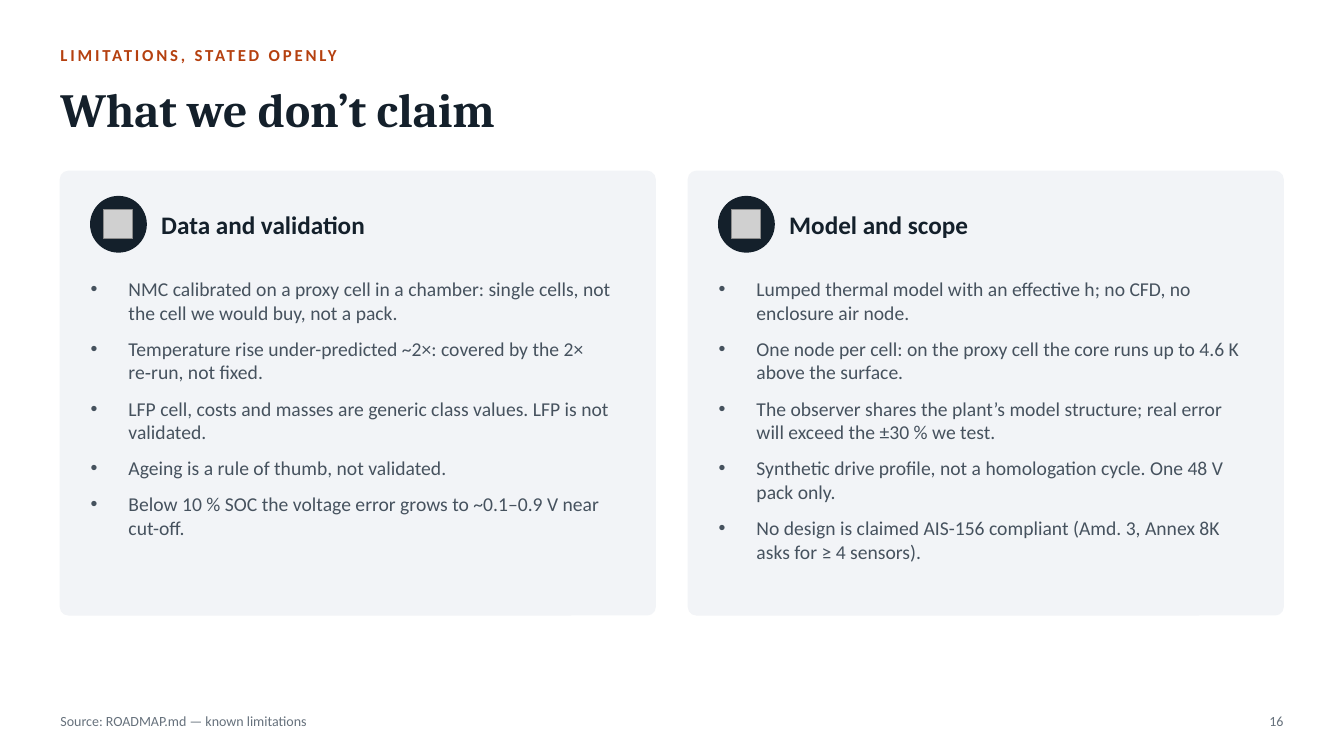
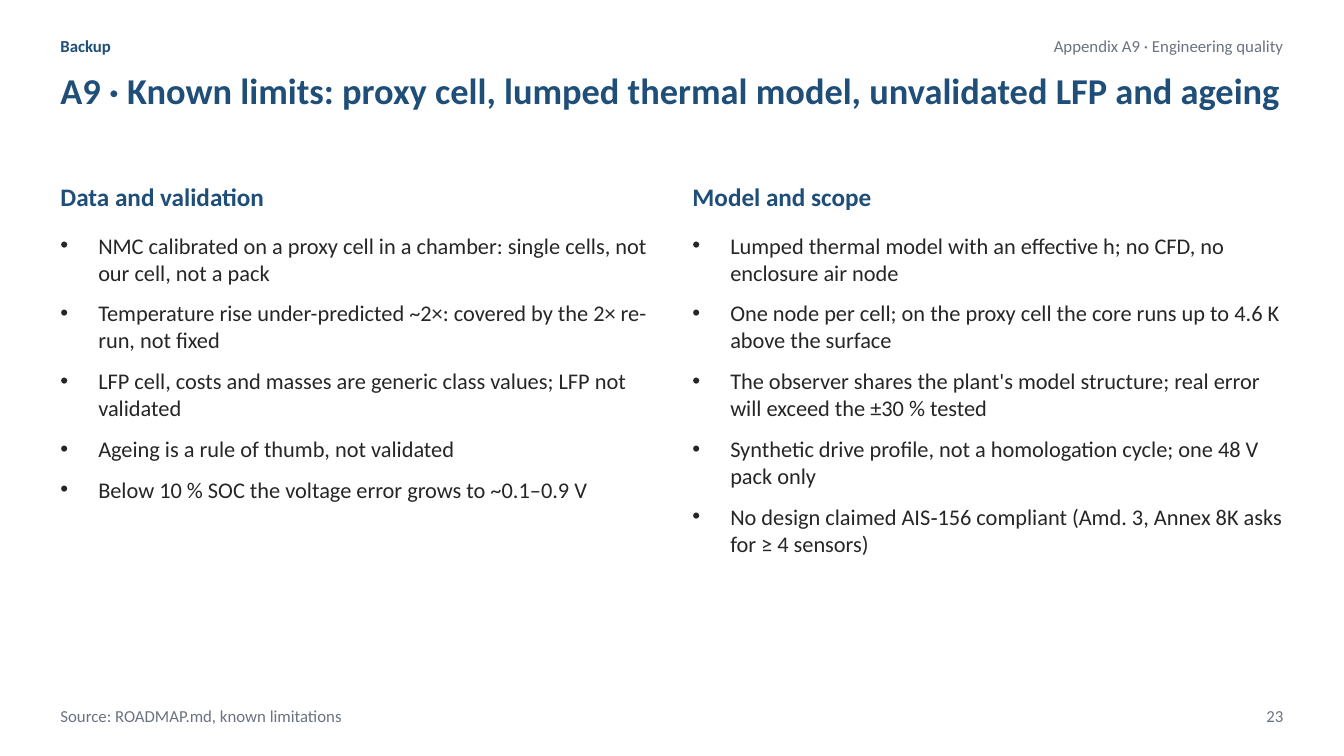
Before and after one commit to gitFa07/battery-energy-system, a slide deck: slide 23 of docs/PackForge_pitch.pptx (slide 16 before the commit). Drawn at 1344x756 pixels with LibreOffice and Linux fonts; fonts in the diff are those of the drawing; grey boxes stand for pictures. Boxes give left, top, right and bottom in pixels: in the first picture for what was removed or moved away, otherwise in the second. Text is boxed around its words. In the diff, an @@ line names an element or a change of style, - is before the commit and + after.

```diff
--- a/docs/PackForge_pitch.pptx
+++ b/docs/PackForge_pitch.pptx
@@ text removed at bbox=[60, 38, 1284, 71] @@
-LIMITATIONS, STATED OPENLY
@@ text added at bbox=[60, 40, 111, 55], 12 pt, text #1F4E79, bold @@
+Backup
@@ text added at bbox=[1054, 40, 1283, 55], 12 pt, text #6B7280 @@
+Appendix A9 · Engineering quality
@@ text added at bbox=[60, 78, 1280, 110], 26 pt, text #1F4E79, bold @@
+A9 · Known limits: proxy cell, lumped thermal model, unvalidated LFP and ageing
@@ text removed at bbox=[60, 93, 495, 128] @@
-What we don’t claim
@@ text "Data and validation" at bbox=[60, 188, 264, 206]: text colour #14202B to #1F4E79 @@
@@ text "Data and validation": place and size @@
-text "Data and validation" at bbox=[161, 216, 365, 234]
+text "Data and validation" at bbox=[60, 188, 264, 206]
@@ rounded rectangle removed at bbox=[60, 171, 655, 615] @@
@@ rounded rectangle removed at bbox=[689, 171, 1284, 615] @@
@@ text "Model and scope": place and size @@
-text "Model and scope" at bbox=[789, 216, 968, 238]
+text "Model and scope" at bbox=[692, 188, 871, 210]
@@ text "Model and scope" at bbox=[692, 188, 871, 210]: text colour #14202B to #1F4E79 @@
@@ ellipse removed at bbox=[91, 197, 146, 252] @@
@@ ellipse removed at bbox=[719, 197, 774, 252] @@
@@ text at bbox=[98, 238, 646, 502]: text changed; size 14 to 16 pt; text colour #46525E to #262626 @@
-• NMC calibrated on a proxy cell in a chamber: single cells, not the cell we would buy, not a pack.
-• Temperature rise under-predicted ~2×: covered by the 2× re‑run, not fixed.
-• LFP cell, costs and masses are generic class values. LFP is not validated.
-• Ageing is a rule of thumb, not validated.
-• Below 10 % SOC the voltage error grows to ~0.1–0.9 V near cut-off.
+• NMC calibrated on a proxy cell in a chamber: single cells, not our cell, not a pack
+• Temperature rise under-predicted ~2×: covered by the 2× re-run, not fixed
+• LFP cell, costs and masses are generic class values; LFP not validated
+• Ageing is a rule of thumb, not validated
+• Below 10 % SOC the voltage error grows to ~0.1–0.9 V
@@ picture removed at bbox=[104, 210, 133, 239] @@
@@ text at bbox=[730, 238, 1282, 555]: text changed; size 14 to 16 pt; text colour #46525E to #262626 @@
-• Lumped thermal model with an effective h; no CFD, no enclosure air node.
-• One node per cell: on the proxy cell the core runs up to 4.6 K above the surface.
-• The observer shares the plant’s model structure; real error will exceed the ±30 % we test.
-• Synthetic drive profile, not a homologation cycle. One 48 V pack only.
-• No design is claimed AIS-156 compliant (Amd. 3, Annex 8K asks for ≥ 4 sensors).
+• Lumped thermal model with an effective h; no CFD, no enclosure air node
+• One node per cell; on the proxy cell the core runs up to 4.6 K above the surface
+• The observer shares the plant's model structure; real error will exceed the ±30 % tested
+• Synthetic drive profile, not a homologation cycle; one 48 V pack only
+• No design claimed AIS‑156 compliant (Amd. 3, Annex 8K asks for ≥ 4 sensors)
@@ picture removed at bbox=[732, 210, 761, 239] @@
@@ text at bbox=[60, 710, 342, 724]: text changed; size 10 to 12 pt; text colour #66717C to #6B7280 @@
-Source: ROADMAP.md — known limitations
+Source: ROADMAP.md, known limitations
@@ text added at bbox=[1266, 711, 1283, 722], 12 pt, text #6B7280 @@
+23
@@ text removed at bbox=[1269, 716, 1283, 726] @@
-16
```
Also in this commit, not shown: 11 other slides changed, 11 slides added, 6 slides removed, 4 other files.
